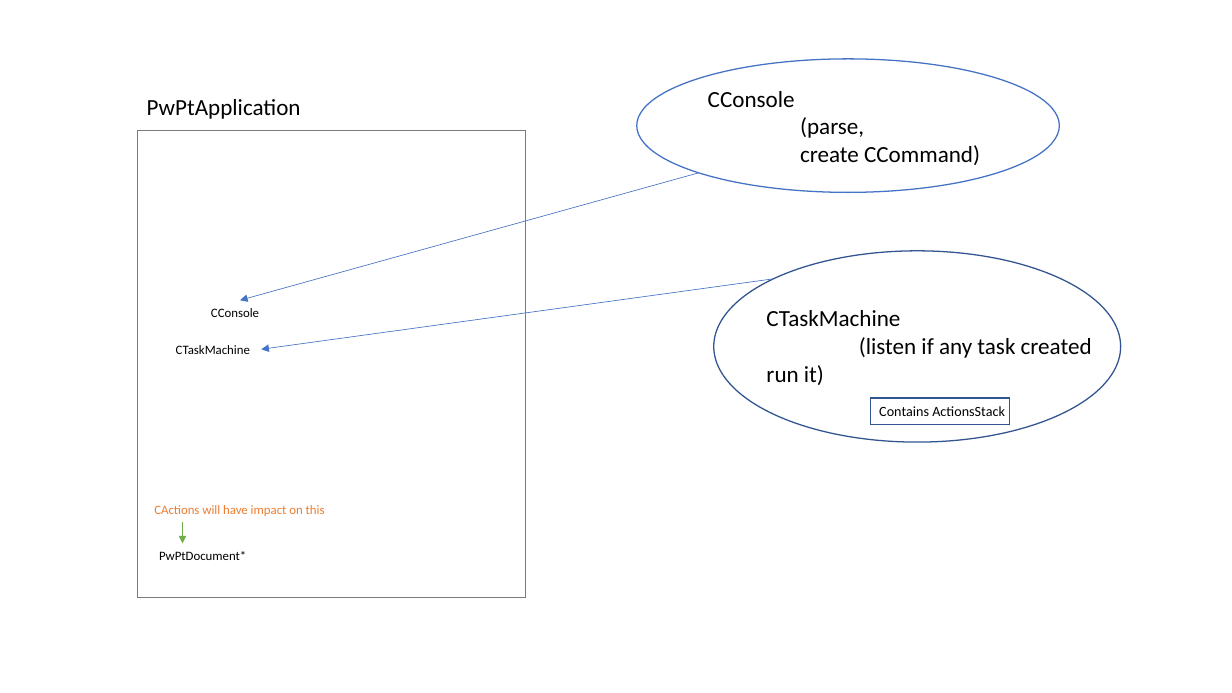
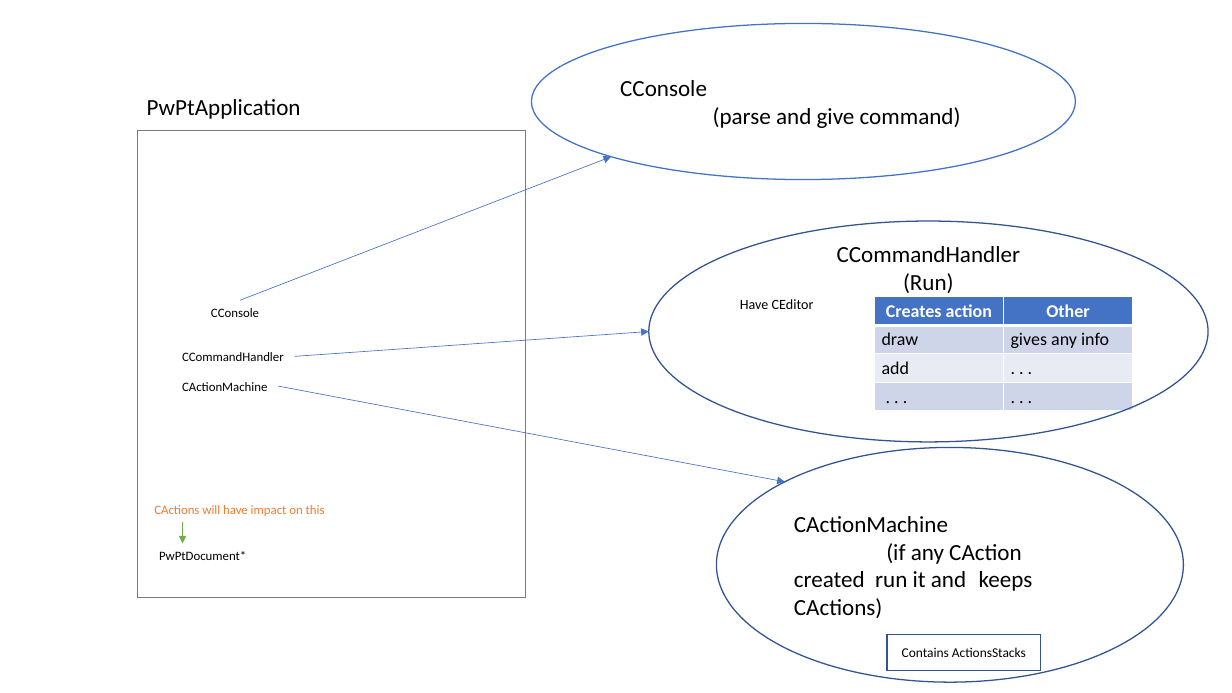
Before and after one commit to VardanyanAlex/PowerPoint, a slide deck: slide 3 of Powerpoint.pptx. Drawn at 1232x693 pixels with LibreOffice and Linux fonts; fonts in the diff are those of the drawing. Boxes give left, top, right and bottom in pixels: in the first picture for what was removed or moved away, otherwise in the second. Text is boxed around its words. In the diff, an @@ line names an element or a change of style, - is before the commit and + after.

Commit message:
updating pptx

```diff
--- a/Powerpoint.pptx
+++ b/Powerpoint.pptx
@@ ellipse "CConsole": place and size @@
-ellipse "CConsole" at bbox=[637, 59, 1059, 192]
+ellipse "CConsole" at bbox=[531, 23, 1076, 179]
@@ text in ellipse at bbox=[713, 107, 961, 128]: text changed @@
-(parse,
-create CCommand)
+(parse and give command)
@@ arrow moved from (699, 173) - (240, 300) to (240, 300) - (611, 157) @@
@@ ellipse added at bbox=[649, 221, 1208, 442], outline #325491 1 pt, 18 pt, text #000000 @@
+CCommandHandler
+(Run)
+Have CEditor
@@ ellipse removed at bbox=[714, 250, 1120, 442] @@
@@ table added at bbox=[874, 297, 1133, 411], 4 rows, 2 columns @@
+Creates action | Other
+draw | gives any info
+add | . . .
+. . . | . . .
@@ text removed at bbox=[766, 310, 1092, 385] @@
-CTaskMachine
-(listen if any task created run it)
@@ text added at bbox=[182, 352, 284, 361], 10 pt, text #000000 @@
+CCommandHandler
@@ arrow added from (295, 357) to (649, 332), #4472C4 0.5 pt @@
@@ text at bbox=[182, 382, 267, 391]: text changed @@
-CTaskMachine
+CActionMachine
@@ arrow moved from (774, 279) - (262, 349) to (278, 386) - (785, 482) @@
@@ rectangle removed at bbox=[871, 398, 1010, 425] @@
@@ text removed at bbox=[879, 406, 1005, 416] @@
-Contains ActionsStack
@@ ellipse added at bbox=[716, 447, 1183, 682], outline #325491 1 pt, 18 pt, text #000000 @@
+CActionMachine
+(if any CAction created run it and keeps CActions)
@@ rectangle added at bbox=[887, 635, 1041, 671], outline #325491 1 pt, 10.5 pt, text #000000 @@
+Contains ActionsStacks
```
Also in this commit, not shown: 2 other slides changed.
